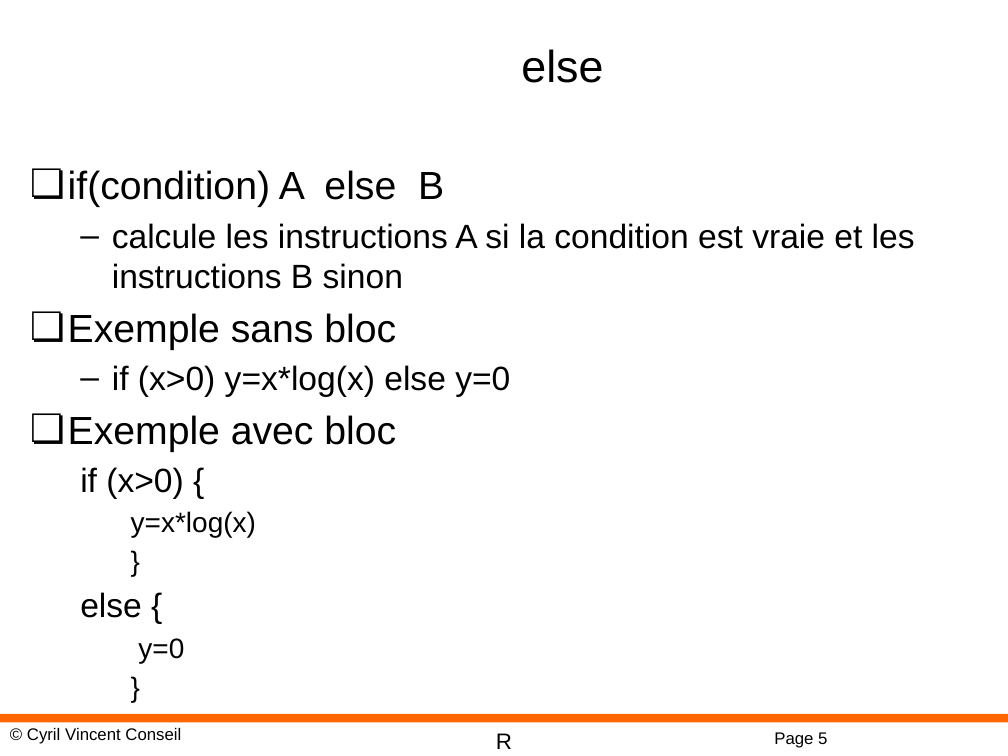
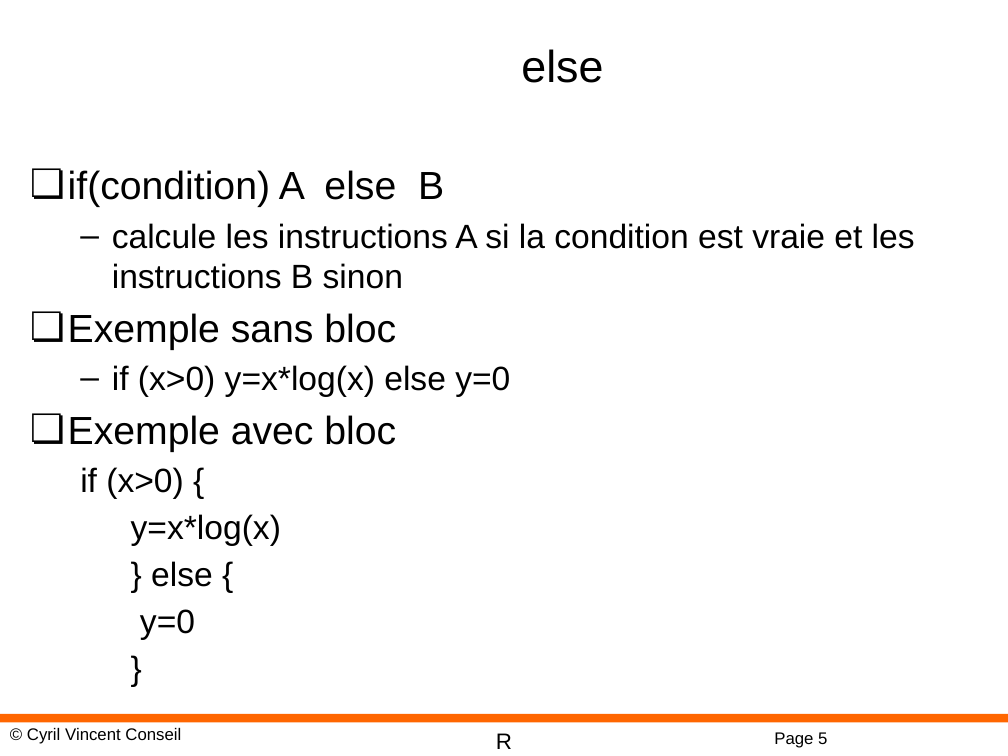
Before and after one commit to cyrilvincent/R, a slide deck: slide 5 of ppt/R-03-Structures.pptx. Drawn at 1008x756 pixels with LibreOffice and Linux fonts; fonts in the diff are those of the drawing; background and template pictures are left out. Boxes give left, top, right and bottom in pixels: in the first picture for what was removed or moved away, otherwise in the second. Text is boxed around its words. In the diff, an @@ line names an element or a change of style, - is before the commit and + after.

```diff
--- a/ppt/R-03-Structures.pptx
+++ b/ppt/R-03-Structures.pptx
@@ text at (131, 514, 281, 640): size 20 to 24 pt in "y=x*log(x)", "y=0", "}" @@
@@ text at (151, 561, 213, 587): text changed @@
-    }
-  else {
+    } else {
```
Also in this commit, not shown: 3 other files.
